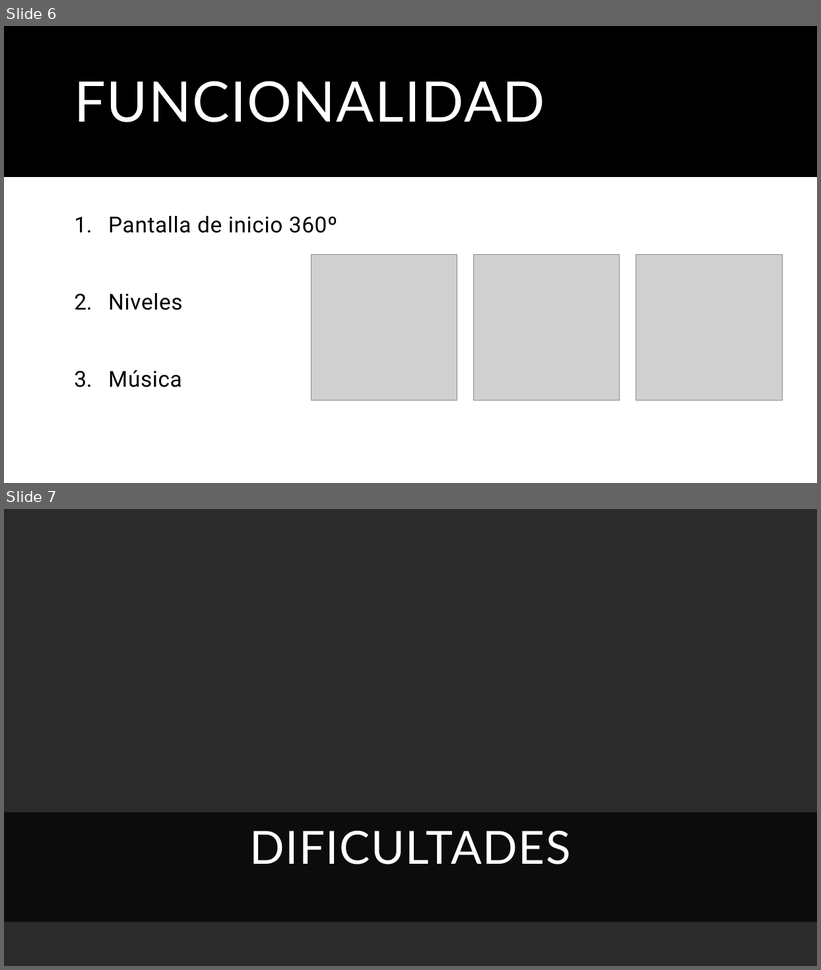
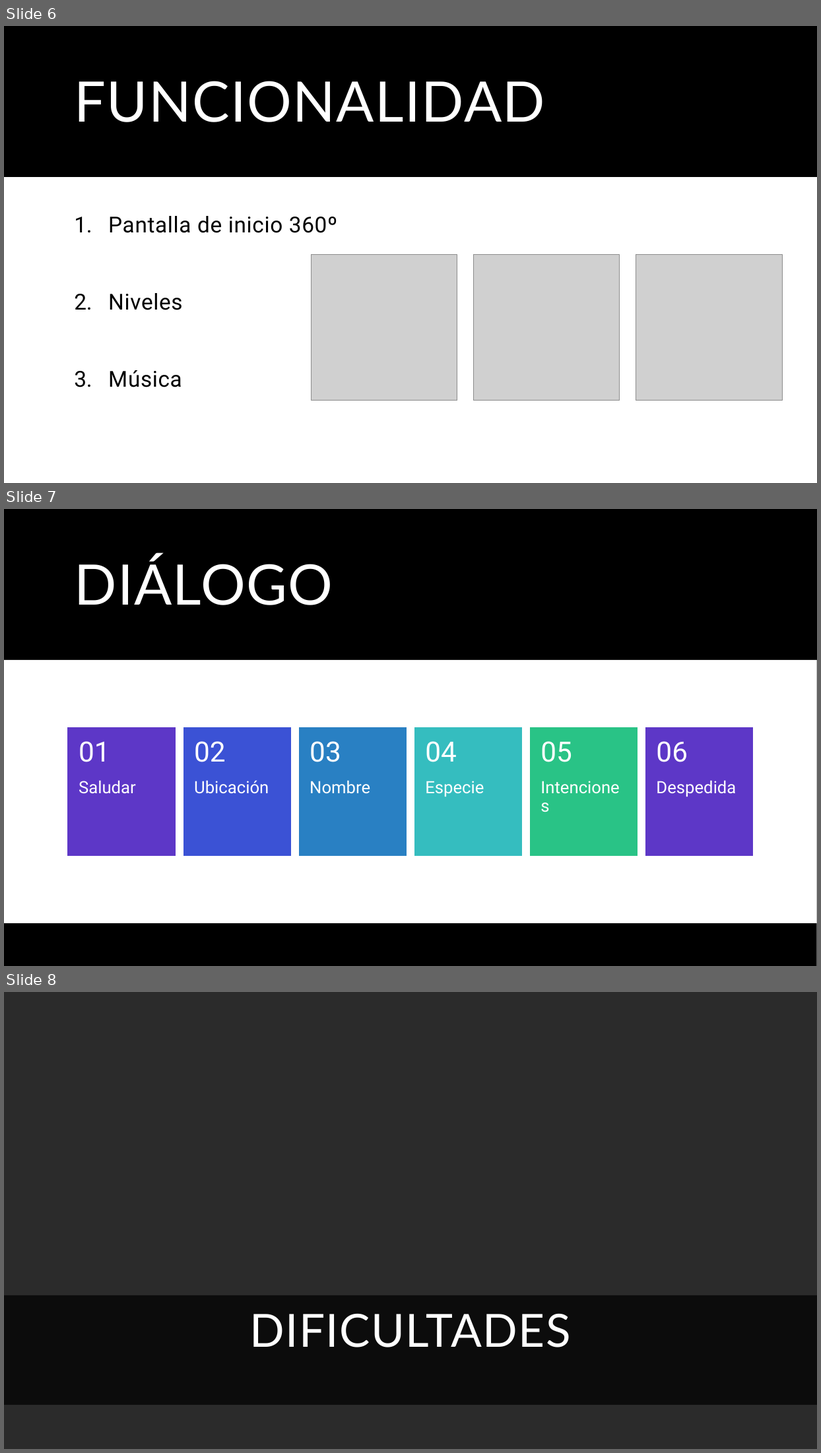
Before and after one commit to ismael-gii/Entrevista-a-un-alien, a slide deck: Presentación.pptx. Shown one above the other, each under a label of ours: slides 6 and 7 before the commit, slides 6, 7 and 8 after it. The pictures are 821x970 and 821x1453 pixels, drawn with LibreOffice and Linux fonts; fonts in the diff are those of the drawing; grey boxes stand for pictures; background and template pictures are left out; a plain dark background stands for a picture behind light text. Boxes give left, top, right and bottom in pixels: in the first picture for what was removed or moved away, otherwise in the second. Text is boxed around its words. In the diff, an @@ line names an element or a change of style, - is before the commit and + after.

```diff
--- a/Presentación.pptx
+++ b/Presentación.pptx
@@ slide 7 added at (x1=4, y1=509, x2=817, y2=966), background #FFFFFF; not listed: 1 template element that a slide beside it also shows @@
@@ rectangle added at (x1=4, y1=509, x2=817, y2=966), fill #000000 @@
@@ title added at (x1=74, y1=557, x2=333, y2=605), 66 pt, text #FFFFFF @@
+DIÁLOGO
@@ rectangle added at (x1=4, y1=660, x2=817, y2=923), fill #FFFFFF @@
@@ group added at (x1=68, y1=728, x2=752, y2=857): 12 texts, 6 rectangles @@
+Saludar
+01
+Ubicación
+02
+Nombre
+03
+Especie
+04
+Intenciones
+05
+Despedida
+06
@@ what was slide 7 is now slide 8 @@
```
